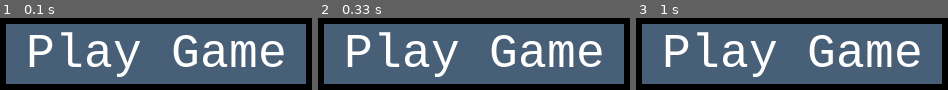
Above: before the commit, frames 1-3 (left to right).
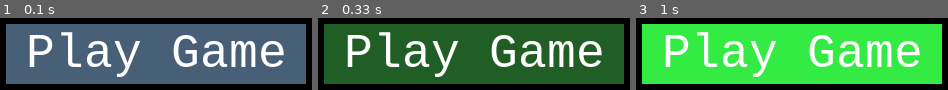
Above: after the commit, the same moments.

Repository: dimon-ton/pygame_course
Game: pygame game, started from snaketut/snaketut.py
The game is run twice, just before and just after one commit, with the same random seed, the same clock (stepped at 60 frames per second) and the same inputs.
Inputs (mouse positions are in pixels of both pictures, inside the frame that each line leads up to):
- Up to frame 1 (0.1 s): no input
- Up to frame 2 (0.33 s): no input
- Up to frame 3 (1 s): click "Play Game" at 0.43 s; press the mouse at (792, 54) at 0.7 s; move the mouse to (outside the picture) at 0.8 s; release the mouse at (outside the picture) at 0.93 s

Frame 1 is identical in both runs. In frame 2, 71% of the frame differs, in the area x 1-99%, y 8-92%; in frame 3, 72%.

Commit message:
learning EP.12 seek at 1:08:29

Diff:
--- a/snaketut/snaketut.py
+++ b/snaketut/snaketut.py
@@ -139,6 +139,7 @@
         self.color = (255, 255, 0)
         self.random_position()
 
+
     def random_position(self):
         self.position = (random.randint(0, int(tile_width - 1)) * tile_size, random.randint(0, int(tile_height - 1)) * tile_size)
         self.bricklist.append(self.position)
@@ -153,8 +154,14 @@
         # pygame.draw.rect(surface, self.color, rect)
 
 
+
+
+
 class Button:
     def __init__(self, text, width, height, pos):
+
+        self.pressed = False
+
         self.top_rect = pygame.Rect(pos,(width, height))
         self.top_rect_color = '#475F77'
 
@@ -165,6 +172,26 @@
     def draw(self):
         pygame.draw.rect(screen, self.top_rect_color, self.top_rect)
         screen.blit(self.text_surf, self.text_rect)
+        self.check_mouseclick()
+
+
+    def check_mouseclick(self):
+        mouse_pos = pygame.mouse.get_pos()
+
+        if self.top_rect.collidepoint(mouse_pos):
+            self.top_rect_color = '#34eb43'
+            if pygame.mouse.get_pressed()[0]:
+                self.pressed = True
+                self.operate()
+            else:
+                if self.pressed:
+                    self.pressed = False
+        else:
+            self.top_rect_color = '#205e25'
+
+
+    def operate(self):
+        pass
 
 
 class GameState():
@@ -204,6 +231,11 @@
          pygame.display.set_caption("Snake Game Menu")
          screen.blit(screen, (0,0)) # Background
 
+         for event in pygame.event.get():
+             if event.type == pygame.QUIT:
+                 pygame.quit()
+                 sys.exit()
+
 
     def state_manager(self):
         if self.state == 'Main_Game':
